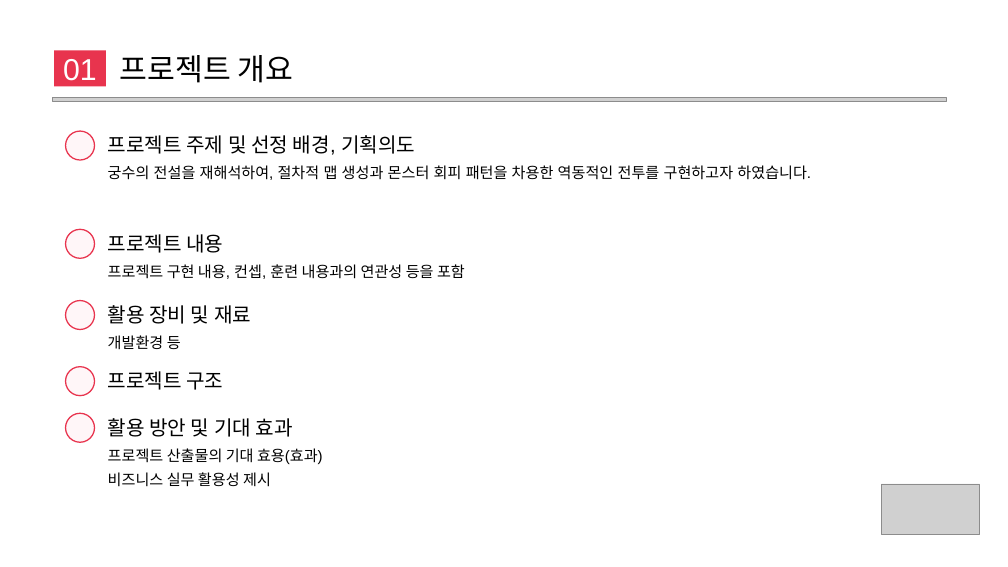
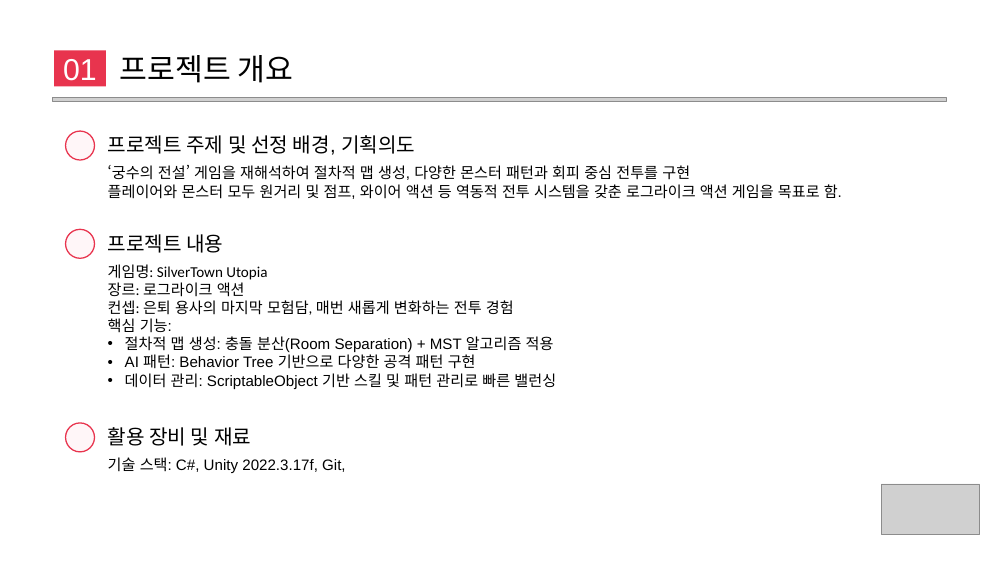
Before and after one commit to gyro1515/TeamProject_SilverTown_Utopia, a slide deck: slide 4 of 결과보고서.pptx (slide 3 before the commit). Drawn at 1008x567 pixels with LibreOffice and Linux fonts; fonts in the diff are those of the drawing; grey boxes stand for pictures; background and template pictures are left out. Boxes give left, top, right and bottom in pixels: in the first picture for what was removed or moved away, otherwise in the second. Text is boxed around its words. In the diff, an @@ line names an element or a change of style, - is before the commit and + after.

Commit message:
Fix

```diff
--- a/결과보고서.pptx
+++ b/결과보고서.pptx
@@ text at (x1=108, y1=165, x2=842, y2=199): text changed @@
-궁수의 전설을 재해석하여, 절차적 맵 생성과 몬스터 회피 패턴을 차용한 역동적인 전투를 구현하고자 하였습니다.
+‘궁수의 전설’ 게임을 재해석하여 절차적 맵 생성, 다양한 몬스터 패턴과 회피 중심 전투를 구현
+플레이어와 몬스터 모두 원거리 및 점프, 와이어 액션 등 역동적 전투 시스템을 갖춘 로그라이크 액션 게임을 목표로 함.
@@ text at (x1=108, y1=264, x2=556, y2=389): text changed @@
-프로젝트 구현 내용, 컨셉, 훈련 내용과의 연관성 등을 포함
+게임명: SilverTown Utopia
+장르: 로그라이크 액션
+컨셉: 은퇴 용사의 마지막 모험담, 매번 새롭게 변화하는 전투 경험
+핵심 기능:
+• 절차적 맵 생성: 충돌 분산(Room Separation) + MST 알고리즘 적용
+• AI 패턴: Behavior Tree 기반으로 다양한 공격 패턴 구현
+• 데이터 관리: ScriptableObject 기반 스킬 및 패턴 관리로 빠른 밸런싱
@@ ellipse removed at (x1=65, y1=300, x2=94, y2=329) @@
@@ text removed at (x1=108, y1=335, x2=181, y2=349) @@
-개발환경 등
@@ ellipse removed at (x1=65, y1=367, x2=94, y2=396) @@
@@ text removed at (x1=108, y1=371, x2=223, y2=390) @@
-프로젝트 구조
@@ text "활용 장비 및 재료" moved from (x1=108, y1=305, x2=251, y2=324) to (x1=108, y1=427, x2=251, y2=446) @@
@@ text removed at (x1=108, y1=418, x2=293, y2=437) @@
-활용 방안 및 기대 효과
@@ ellipse moved from (x1=65, y1=413, x2=94, y2=442) to (x1=65, y1=423, x2=94, y2=452) @@
@@ text removed at (x1=108, y1=448, x2=323, y2=487) @@
-프로젝트 산출물의 기대 효용(효과)
-비즈니스 실무 활용성 제시
@@ text added at (x1=108, y1=457, x2=345, y2=473), 24 pt, text #000000 @@
+기술 스택: C#, Unity 2022.3.17f, Git,
```
Also in this commit, not shown: 1 other slide changed, 1 slide added.
